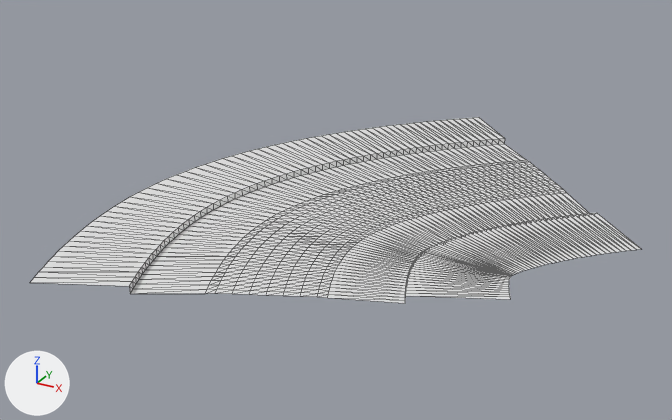
A saved change to the glTF model public/assets/gen4/models/track-26.glb.
One viewpoint serves both versions: a camera (50 mm lens) standing at (165.8, -520.5, 56.6) and looking at (106.9, -413.5, 3.1). The axes (+X, +Y, +Z) are drawn at lower left. The lights are the same throughout. The older version comes first. Mesh edges are drawn as thin lines. Vertices at exactly the same position are counted once.

Before the edit, the objects in view are built like this:
```python
me_track_26 = bpy.data.meshes.new('track-26')
me_track_26.from_pydata(...)  # 945 vertices, 1736 faces; spans x 79.7..148.2, y -452.3..-365.3, z 2.8..4.3
ob_track_26 = bpy.data.objects.new('track-26', me_track_26)
ob_track_26.location = (0.0, 0.0, 0.0)
```
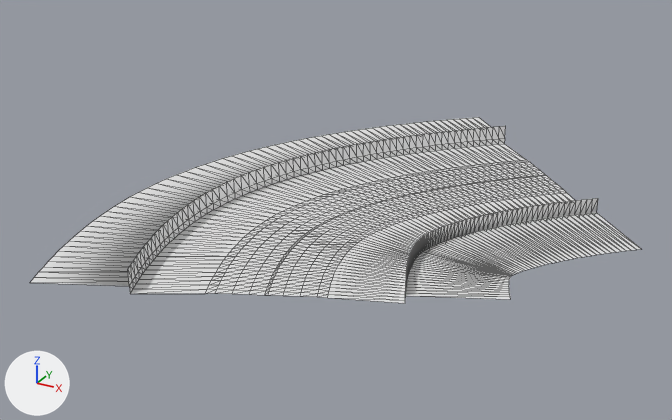
Where the change shows, as pixel boxes (x1, y1, x2, y2) in the pictures (672 x 420 px):
part 1 of me_track_26, built on: before (250, 170, 551, 296); after (128, 126, 598, 296)

Edits to the bpy script that builds the scene:
```text
Change me_track_26:
    used by ob_track_26; location = (0.0, 0.0, 0.0)
    remove me_track_26.from_pydata(...)  # 945 vertices, 1736 faces; spans x 79.7..148.2, y -452.3..-365.3, z 2.8..4.3
    add me_track_26.from_pydata(...)  # 1134 vertices, 2108 faces; spans x 79.7..148.2, y -452.3..-365.3, z 2.8..6.5
    me_track_26 part 1: 63 vertices removed from x 107.9..129.2, y -440.5..-386.1, z 3.2..3.8; 252 vertices added at x 91.7..140.1, y -447.3..-374.2, z 3.2..6.5
```
